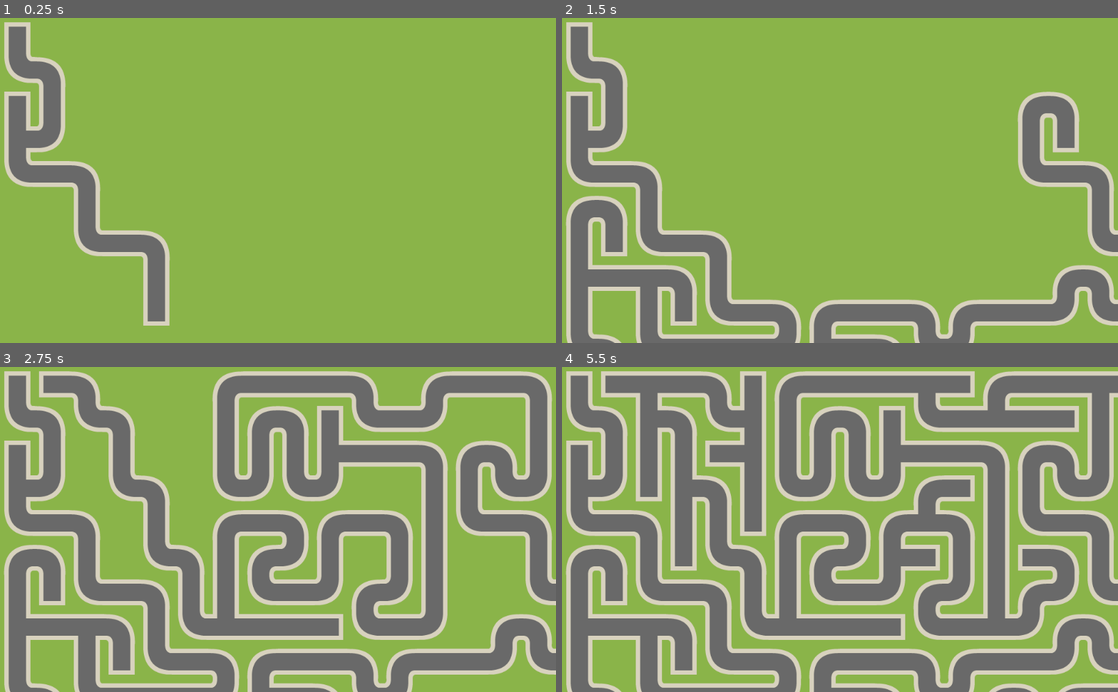
Above: before the commit, frames 1-4 (two rows, left to right).
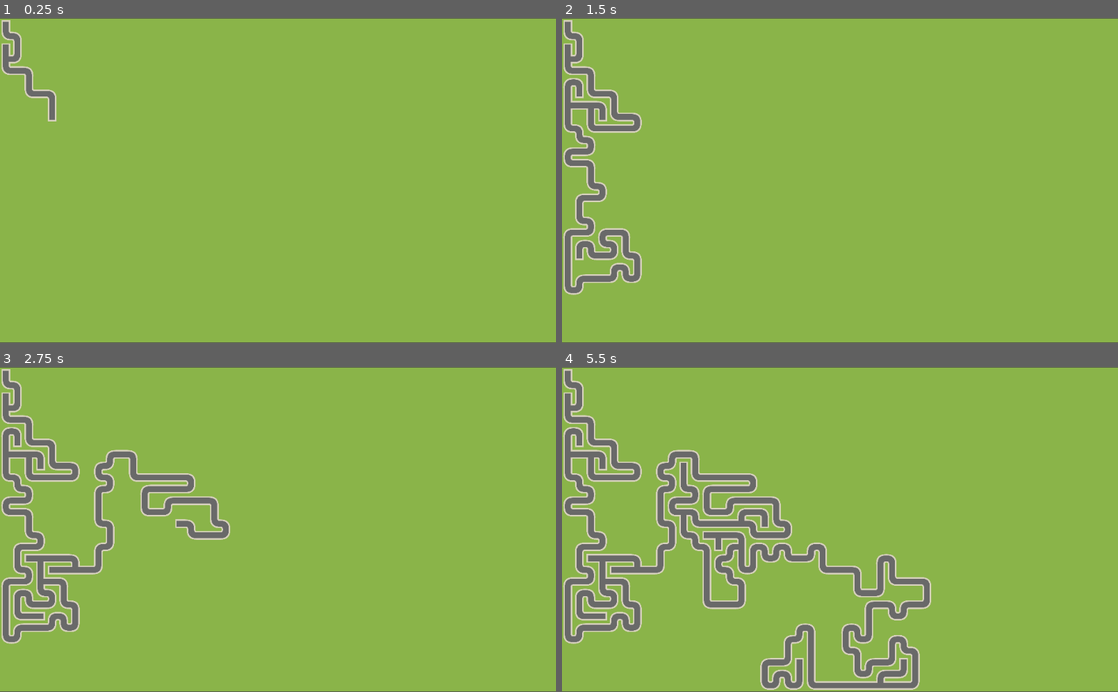
Above: after the commit, the same moments.

Repository: mc-carthy/gdMaze
Game: Godot game, scene res://Scenes/Maze.tscn
Two runs of this game, one before a commit and one after it. Both use one fixed random seed, a clock stepped at 60 frames per second and the inputs below.
Inputs:
- Up to frame 1 (0.25 s): no input
- Up to frame 2 (1.5 s): no input
- Up to frame 3 (2.75 s): no input
- Up to frame 4 (5.5 s): no input

The runs differ from the first frame. In frame 1, 7.8% of the frame differs, in the area x 0-100%, y 0-100%; in frame 2, 25%; in frame 3, 59%; in frame 4, 71%.

Commit message:
Add a camera to allow larger mazes to be shown

Diff:
--- a/Scenes/Maze.tscn
+++ b/Scenes/Maze.tscn
@@ -171,3 +171,6 @@
 [node name="TileMap" type="TileMap" parent="."]
 tile_set = SubResource( 1 )
 format = 1
+
+[node name="Camera2D" type="Camera2D" parent="."]
+zoom = Vector2( 3, 3 )
--- a/Scripts/Maze.gd
+++ b/Scripts/Maze.gd
@@ -12,13 +12,17 @@
 	Vector2(-1, 0): W,
 }
 
-const MAP_WIDTH : int = 21
-const MAP_HEIGHT : int = 12
+const MAP_WIDTH : int = 48
+const MAP_HEIGHT : int = 28
 var tile_size : float
 
 onready var Map : TileMap = $TileMap
+onready var Cam : Camera2D = $Camera2D
 
 func _ready():
+	Cam.make_current()
+	Cam.zoom = Vector2(3, 3)
+	Cam.position = Map.map_to_world(Vector2(MAP_WIDTH / 2, MAP_HEIGHT / 2))
 	randomize()
 	tile_size = Map.cell_size.x
 	build_maze()
